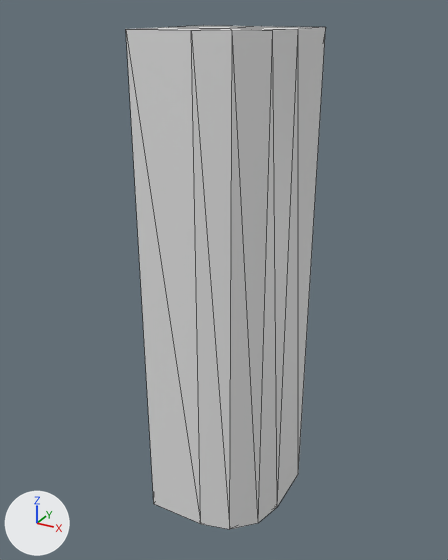
The glTF model assets/main_hall_assets/sm_pillar_corner_wall_01.glb: old version first, new version second.
One viewpoint serves both versions: a camera (50 mm lens) standing at (5.32, -9.02, 8.26) and looking at (0.88, -0.95, 4.22). The axes (+X, +Y, +Z) are drawn at lower left. The lights are the same throughout. Mesh edges are drawn as thin lines. Objects named as collision shapes, trigger or cutter boxes, shadow casters or lower levels of detail are left out. Where no turn or scale is listed for an object, it has been applied to the vertices. Vertices at the same position are counted once.

The first picture shows 'sm_pillar_corner_wall_01'.
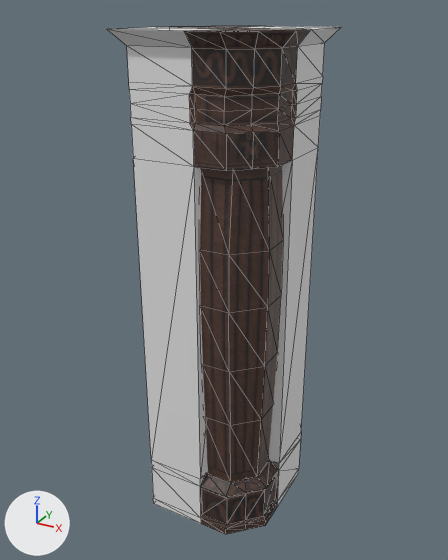
Patch to the scene script:
```diff
--- a/assets/main_hall_assets/sm_pillar_corner_wall_01.glb.py
+++ b/assets/main_hall_assets/sm_pillar_corner_wall_01.glb.py
@@ me_cube_002 @@
 # used by ob_sm_pillar_corner_wall_01; location = (0.0, 0.0, 0.0); scale = (1.0, 1.0, 4.0)
-me_cube_002.from_pydata(...)  # 20 vertices, 36 faces; spans x 0.0..2.0, y -2.0..0.0, z 0.0..2.0
+me_cube_002.from_pydata(...)  # 188 vertices, 361 faces; spans x -0.17..2.17, y -2.17..0.17, z 0.0..8.0
+# me_cube_002 part 1
+# 14 vertices are removed from x 0.0..2.0, y -2.0..0.0, z 0.0..2.0
+# 36 faces are deleted
+# 74 vertices are added at x -0.17..2.17, y -2.17..0.17, z 0.0..8.0
+# 6 new vertices lie (0.0, 0.0, 0.13) away from vertices in x 0.0..2.0, y -2.0..0.0, z 0.0
+# 6 new vertices lie (0.0, 0.0, 0.7) away from vertices in x 0.0..2.0, y -2.0..0.0, z 0.13
+# 6 new vertices lie (0.0, 0.0, 0.17) away from vertices in x 0.0..2.0, y -2.0..0.0, z 0.83
+# 6 new vertices lie (0.0, 0.0, 5.3) away from vertices in x 0.0..2.0, y -2.0..0.0, z 1.0
+# 6 new vertices lie (0.0, 0.0, 0.48) away from vertices in x 0.0..2.0, y -2.0..0.0, z 6.3
+# 5 new vertices lie (0.49, 0.0, 0.0) away from vertices in x 1.0, y -2.0, z 0.0..6.78
+# 5 new vertices lie (0.0, -0.49, 0.0) away from vertices in x 2.0, y -1.0, z 0.0..6.78
+# 5 new vertices lie (-0.25, -0.26, 0.0) away from vertices in x 2.0, y -1.49, z 0.0..6.78
+# 5 new vertices lie (-0.29, 0.0, 0.0) away from vertices in x 1.0, y 0.0, z 0.0..6.78
+# 5 new vertices lie (0.0, 0.29, 0.0) away from vertices in x 0.0, y -1.0, z 0.0..6.78
+# 16 new vertices lie (0.0, 0.0, 0.18) away from vertices in x 0.0..2.0, y -2.0..0.0, z 7.06
+# 15 new vertices lie (0.0, 0.0, -0.19) away from vertices in x 0.0..2.0, y -2.0..0.0, z 7.06
+# 12 new vertices lie (0.0, 0.0, 0.46) away from vertices in x 0.0..2.0, y -2.0..0.0, z 7.34
+# 10 new vertices lie (0.0, 0.0, 0.57) away from vertices in x 0.04..1.96, y -1.96..-0.04, z 0.19
+# 250 new faces join them, mat_m_archtrim_01 (picture img_t_archtrim_01_png)
+# 111 new faces join them, mat_m_grid_04 (white #e7e7e7)
 me_cube_002.materials.append(mat_m_grid_04)
+me_cube_002.materials.append(mat_m_archtrim_01)  # picture img_t_archtrim_01_png
@@ ob_sm_pillar_corner_wall_01 @@
 ob_sm_pillar_corner_wall_01.location = (0.0, 0.0, 0.0)
-ob_sm_pillar_corner_wall_01.scale = (1.0, 1.0, 4.0)
@@ ob_cube_001 @@
+ob_cube_001 = bpy.data.objects.new('Cube.001', me_cube_032)  # 24 vertices, 30 faces; spans x 1.0..1.91, y -1.92..-1.0, z 1.0..6.3; in mat_m_archtrim_01 (picture img_t_archtrim_01_png)
+ob_cube_001.location = (0.0, 0.0, 0.0)
```

Where the change shows, as pixel boxes (x1, y1, x2, y2) in the pictures (448 x 560 px):
'sm_pillar_corner_wall_01', reshaped, rescaled (17% wider)
    before: (126, 25, 326, 529)
    after: (107, 26, 341, 534)
'Cube.001', added
    after: (200, 166, 283, 482)
